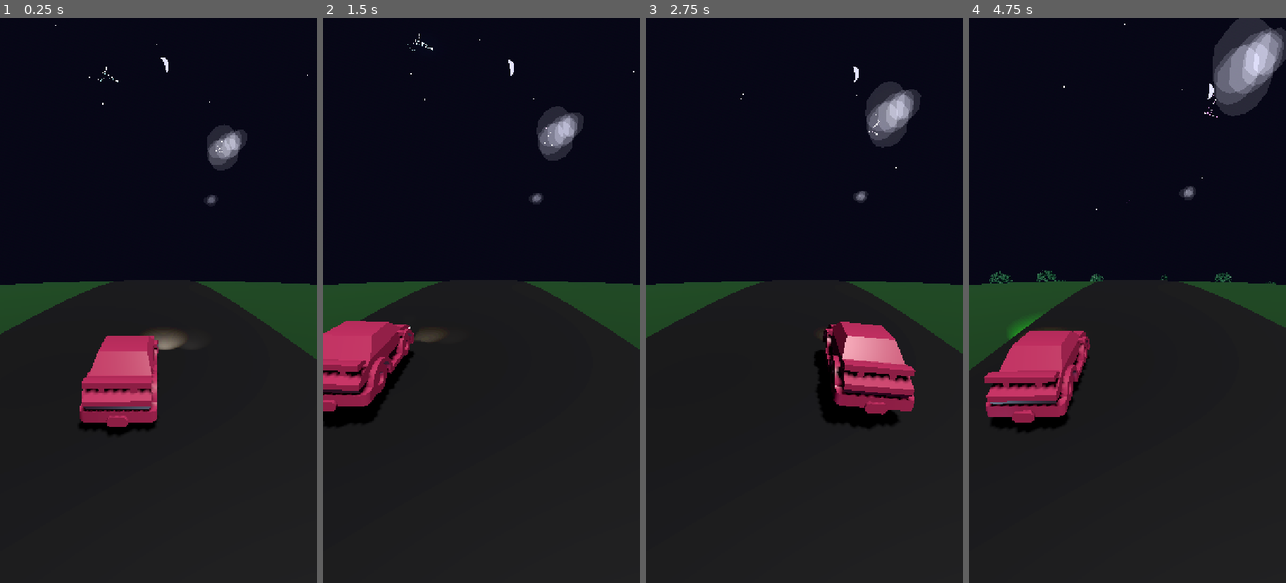
Above: before the commit, frames 1-4 (left to right).
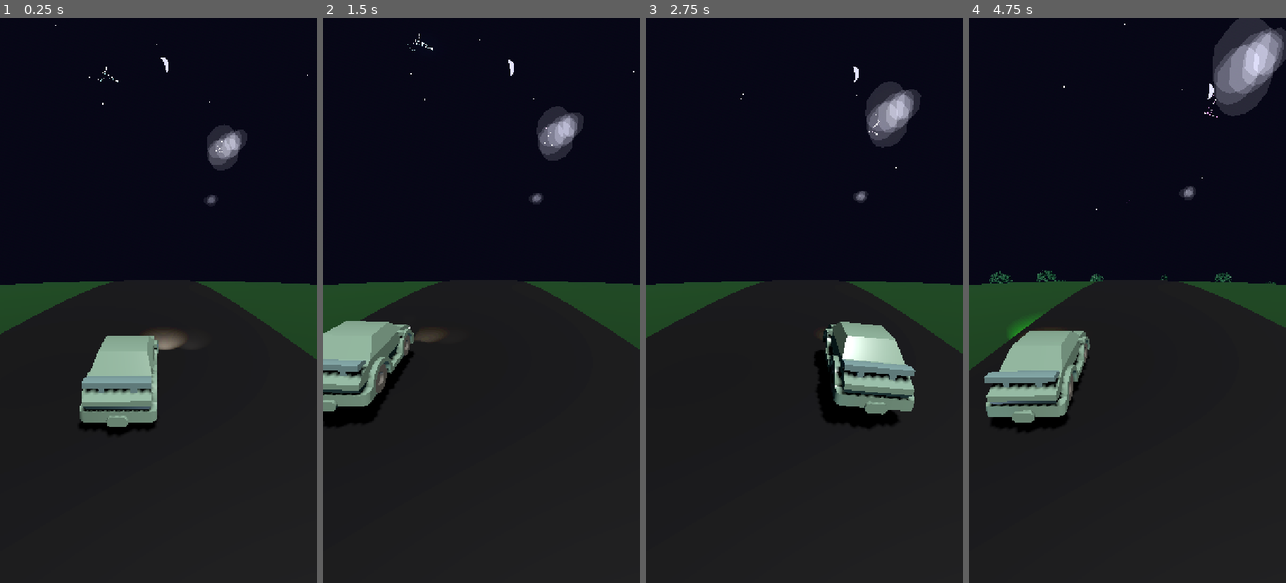
Above: after the commit, the same moments.

Repository: rooshimadethis/just-a-chill-drive
Game: Godot game, scene res://scenes/game.tscn
The game is run twice, just before and just after one commit, with the same random seed, the same clock (stepped at 60 frames per second) and the same inputs.
Inputs (mouse positions are in pixels of both pictures, inside the frame that each line leads up to):
- Up to frame 1 (0.25 s): no input
- Up to frame 2 (1.5 s): move the mouse to (551, 272) at 0.52 s; hold Right (ui_right) 0.53-1.25 s; click (551, 272) at 0.67 s; drag from (418, 328) to (465, 413) at 1.27 s
- Up to frame 3 (2.75 s): move the mouse to (836, 176) at 2.02 s; hold Right (ui_right) from 2.03 s (still down)
- Up to frame 4 (4.75 s): release Right (ui_right) at 2.75 s; drag from (1111, 413) to (1032, 215) at 2.77 s; move the mouse to (1222, 385) at 3.52 s; hold Left (ui_left) 3.53-4.25 s; drag from (1032, 215) to (1079, 159) at 4.27 s

The runs differ from the first frame. In frame 1, 3.2% of the frame differs, in the area x 25-50%, y 56-73%; in frame 2, 3.3%; in frame 3, 3.2%; in frame 4, 3.7%, in the area x 4-39%, y 55-72%.

Commit message:
feat: Apply multi-color calming materials to car components, and perf: optimize audio generation and lane line material updates.

Diff:
--- a/scripts/audio_system.gd
+++ b/scripts/audio_system.gd
@@ -169,16 +169,32 @@
 	state["freqs"] = chord
 	state["frame_index"] = 0
 
+	# Pre-calculate frequency increments to avoid division in the sample loop
+	state["increments"] = []
+	for freq in chord:
+		state["increments"].append(freq / sample_hz)
+
 	# 60 BPM = 1 beat per second
 	# Hold each chord for 4 beats (4 seconds) for slow harmonic rhythm
 	var duration = 4.0
 	state["total_frames"] = int(sample_hz * duration)
 
 	# ADSR parameters optimized for restorative music
-	state["attack_frames"] = int(sample_hz * 0.8)    # 800ms - very slow swell
-	state["decay_frames"] = int(sample_hz * 0.3)     # 300ms decay
-	state["sustain_level"] = 0.7                      # 70% sustain - present but gentle
-	state["release_frames"] = int(sample_hz * 1.0)   # 1000ms - long, peaceful fade
+	var attack = int(sample_hz * 0.8)    # 800ms - very slow swell
+	var decay = int(sample_hz * 0.3)     # 300ms decay
+	var sustain = 0.7                      # 70% sustain - present but gentle
+	var release = int(sample_hz * 1.0)   # 1000ms - long, peaceful fade
+
+	state["attack_frames"] = attack
+	state["decay_frames"] = decay
+	state["sustain_level"] = sustain
+	state["release_frames"] = release
+
+	# Pre-calculate reciprocals for envelope generation (Divisions are expensive in loops)
+	state["inv_attack"] = 1.0 / float(attack) if attack > 0 else 0.0
+	state["inv_decay"] = 1.0 / float(decay) if decay > 0 else 0.0
+	state["inv_release"] = 1.0 / float(release) if release > 0 else 0.0
+	state["release_start_frame"] = state["total_frames"] - release
 
 	# Reset phases to zero to prevent discontinuity
 	state["phases"] = []
@@ -200,58 +216,59 @@
 	# Generate frames in small batches to prevent buffer overflow
 	var frames_to_generate = min(frames_available, 512)
 
+	# Cache values locally for faster access in loop
+	var frame_idx = state["frame_index"]
+	var total = state["total_frames"]
+	var attack = state["attack_frames"]
+	var decay_end = attack + state["decay_frames"]
+	var release_start = state["release_start_frame"]
+	var sustain = state["sustain_level"]
+	var inv_attack = state["inv_attack"]
+	var inv_decay = state["inv_decay"]
+	var inv_release = state["inv_release"]
+	var increments = state["increments"]
+	var phases = state["phases"]
+	var num_notes_float_inv = 1.0 / float(state["freqs"].size()) # Multiplication is faster than division
+
 	for i in range(frames_to_generate):
-		if state["frame_index"] >= state["total_frames"]:
+		if frame_idx >= total:
 			state["is_generating"] = false
+			state["frame_index"] = frame_idx # Save state before exit
 			return
 
-		var envelope = calculate_envelope(
-			state["frame_index"],
-			state["total_frames"],
-			state["attack_frames"],
-			state["decay_frames"],
-			state["sustain_level"],
-			state["release_frames"]
-		)
-
-		# Mix all notes in the chord with equal weighting
+		# Inline Envelope Calculation for performance
+		var envelope = 0.0
+		if frame_idx < attack:
+			envelope = float(frame_idx) * inv_attack
+		elif frame_idx < decay_end:
+			var decay_progress = float(frame_idx - attack) * inv_decay
+			envelope = 1.0 - (1.0 - sustain) * decay_progress
+		elif frame_idx < release_start:
+			envelope = sustain
+		else:
+			var release_progress = float(frame_idx - release_start) * inv_release
+			envelope = sustain * (1.0 - release_progress)
+
+		# Mix all notes
 		var mixed_sample = 0.0
-		var num_notes = state["freqs"].size()
-
-		for note_idx in range(num_notes):
-			var freq = state["freqs"][note_idx]
-			var increment = freq / sample_hz
-
+		var note_count = increments.size()
+
+		for note_idx in range(note_count):
 			# Use sine wave for pure, pad-like tone
-			var note_sample = sin(state["phases"][note_idx] * TAU)
-
-			mixed_sample += note_sample / float(num_notes)  # Equal mix
-			state["phases"][note_idx] = fmod(state["phases"][note_idx] + increment, 1.0)
-
-		# Apply envelope and overall volume (reduced for polyphonic layering)
-		mixed_sample *= envelope * 0.15  # Reduced from 0.2 for multiple voices
+			var note_sample = sin(phases[note_idx] * TAU)
+			mixed_sample += note_sample
+			phases[note_idx] = fmod(phases[note_idx] + increments[note_idx], 1.0)
+
+		# Apply weighting and envelope
+		mixed_sample *= (num_notes_float_inv * envelope * 0.15)
 
 		# Push stereo frame
 		playback.push_frame(Vector2(mixed_sample, mixed_sample))
 
-		state["frame_index"] += 1
-
-func calculate_envelope(frame: int, total_frames: int, attack: int, decay: int, sustain: float, release: int) -> float:
-	# ADSR Envelope
-	if frame < attack:
-		# Attack phase: 0.0 -> 1.0
-		return float(frame) / float(attack)
-	elif frame < attack + decay:
-		# Decay phase: 1.0 -> sustain_level
-		var decay_progress = float(frame - attack) / float(decay)
-		return 1.0 - (1.0 - sustain) * decay_progress
-	elif frame < total_frames - release:
-		# Sustain phase: hold at sustain_level
-		return sustain
-	else:
-		# Release phase: sustain_level -> 0.0
-		var release_progress = float(frame - (total_frames - release)) / float(release)
-		return sustain * (1.0 - release_progress)
+		frame_idx += 1
+
+	# Save updated state
+	state["frame_index"] = frame_idx
 
 func trigger_kick():
 	# Start kick drum generation
--- a/scripts/lane_line_spawner.gd
+++ b/scripts/lane_line_spawner.gd
@@ -52,17 +52,28 @@
 	lane_material.set_shader_parameter("emission", Color(0.7, 0.8, 0.9))
 	lane_material.set_shader_parameter("emission_energy", 0.0)  # No glow on lane lines
 
+var current_mode_gold: bool = false
+
 func _process(delta):
 	# Update Shared Material based on Harmony (ONCE per frame)
 	var harmony = 0
 	if game_manager:
 		harmony = game_manager.harmony_score
 
-	# Only update material if harmony changed significantly
-	if harmony >= 10:
-		# Gold
-		lane_material.set_shader_parameter("albedo", Color(1.0, 0.85, 0.3))
-		lane_material.set_shader_parameter("emission", Color(1.0, 0.8, 0.1))
+	var should_be_gold = (harmony >= 10)
+
+	if should_be_gold != current_mode_gold:
+		current_mode_gold = should_be_gold
+
+		# Update only on state change
+		if current_mode_gold:
+			# Gold
+			lane_material.set_shader_parameter("albedo", Color(1.0, 0.85, 0.3))
+			lane_material.set_shader_parameter("emission", Color(1.0, 0.8, 0.1))
+		else:
+			# Default White/Blue
+			lane_material.set_shader_parameter("albedo", Color(0.9, 0.9, 0.95))
+			lane_material.set_shader_parameter("emission", Color(0.7, 0.8, 0.9))
 
 	# Move existing lane lines (iterate backwards to safely remove)
 	for i in range(lane_lines.size() - 1, -1, -1):
--- a/scripts/player.gd
+++ b/scripts/player.gd
@@ -43,30 +43,50 @@
 		# Adjust position to center it
 		car_node.position.y = -0.3 # Lower it slightly if wheels float
 
-		# Create Winding Shader Material
-		var mat
+		# Create Winding Shader Materials with calming colors
 		if game_manager and game_manager.has_method("get_rigid_winding_shader"):
 			var shader = game_manager.get_rigid_winding_shader()
-			mat = ShaderMaterial.new()
-			mat.shader = shader
-			mat.set_shader_parameter("albedo", Color(0.8, 0.2, 0.4)) # Keep signature pink/red color
-			mat.set_shader_parameter("roughness", 0.4) # Shinier car
-
-		if mat:
-			_apply_material_recursive(car_node, mat)
+			_apply_multi_color_materials(car_node, shader)
 	else:
 		print("Failed to load car model, fallback to box not implemented.")
 
-func _apply_material_recursive(node: Node, material: Material):
+func _apply_multi_color_materials(node: Node, shader: Shader):
+	"""Apply different calming colors to different car components"""
 	if node is MeshInstance3D:
+		var mesh_name = node.name.to_lower()
+		var mat = ShaderMaterial.new()
+		mat.shader = shader
+
+		# Assign colors based on component type - all soft, restorative colors
+		if "body" in mesh_name or "chassis" in mesh_name or "hood" in mesh_name or "door" in mesh_name:
+			# Main body: Soft sage green (calming, natural)
+			mat.set_shader_parameter("albedo", Color(0.6, 0.75, 0.65))  # Sage green
+			mat.set_shader_parameter("roughness", 0.3)
+		elif "window" in mesh_name or "glass" in mesh_name or "windshield" in mesh_name:
+			# Windows: Soft blue-grey (sky-like, peaceful)
+			mat.set_shader_parameter("albedo", Color(0.65, 0.7, 0.8, 0.6))  # Translucent blue-grey
+			mat.set_shader_parameter("roughness", 0.1)  # Glossy
+		elif "wheel" in mesh_name or "tire" in mesh_name or "rim" in mesh_name:
+			# Wheels: Warm grey (grounded, stable)
+			mat.set_shader_parameter("albedo", Color(0.5, 0.48, 0.45))  # Warm grey
+			mat.set_shader_parameter("roughness", 0.6)
+		elif "light" in mesh_name or "headlight" in mesh_name:
+			# Lights: Soft warm white
+			mat.set_shader_parameter("albedo", Color(0.95, 0.92, 0.85))  # Warm white
+			mat.set_shader_parameter("roughness", 0.2)
+		else:
+			# Default for other parts: Soft teal (calming water-like color)
+			mat.set_shader_parameter("albedo", Color(0.55, 0.7, 0.7))  # Soft teal
+			mat.set_shader_parameter("roughness", 0.4)
+
 		# Apply to all surfaces
 		for i in range(node.mesh.get_surface_count()):
-			node.set_surface_override_material(i, material)
+			node.set_surface_override_material(i, mat)
 			# Important: Expand cull margin so the car doesn't disappear when curving off-screen
 			node.extra_cull_margin = 16384.0
 
 	for child in node.get_children():
-		_apply_material_recursive(child, material)
+		_apply_multi_color_materials(child, shader)
 
 	# 3. Fireflies (Particle System)
 	fireflies = CPUParticles3D.new()
